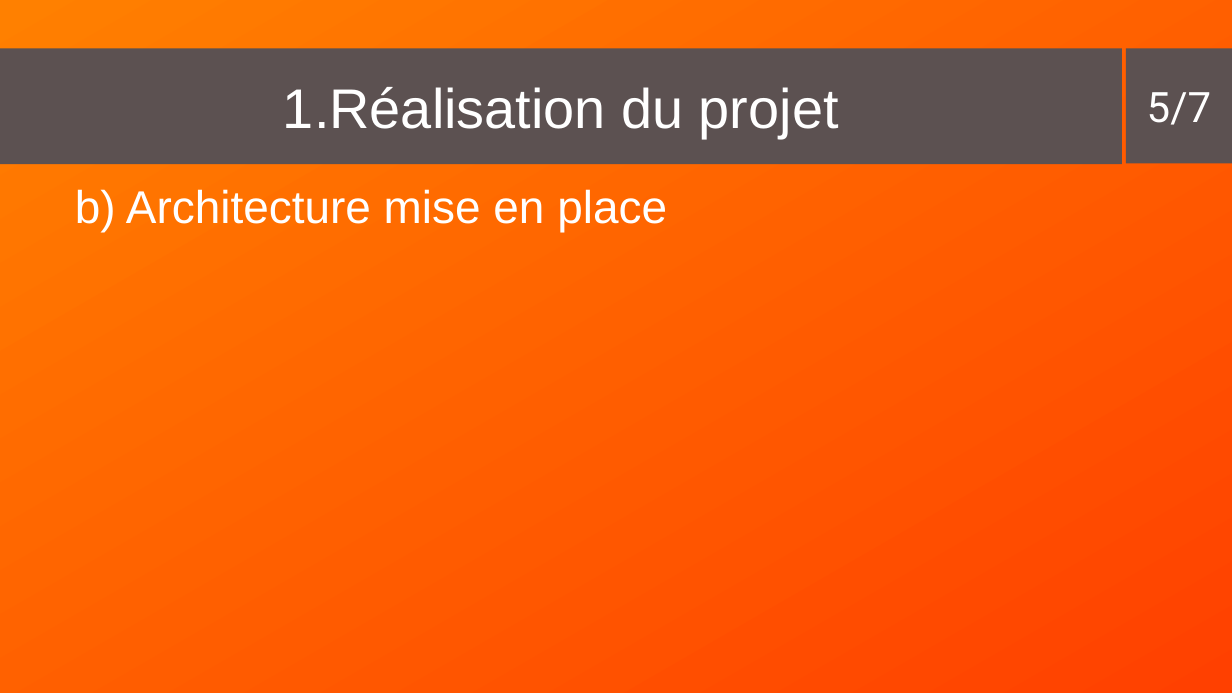
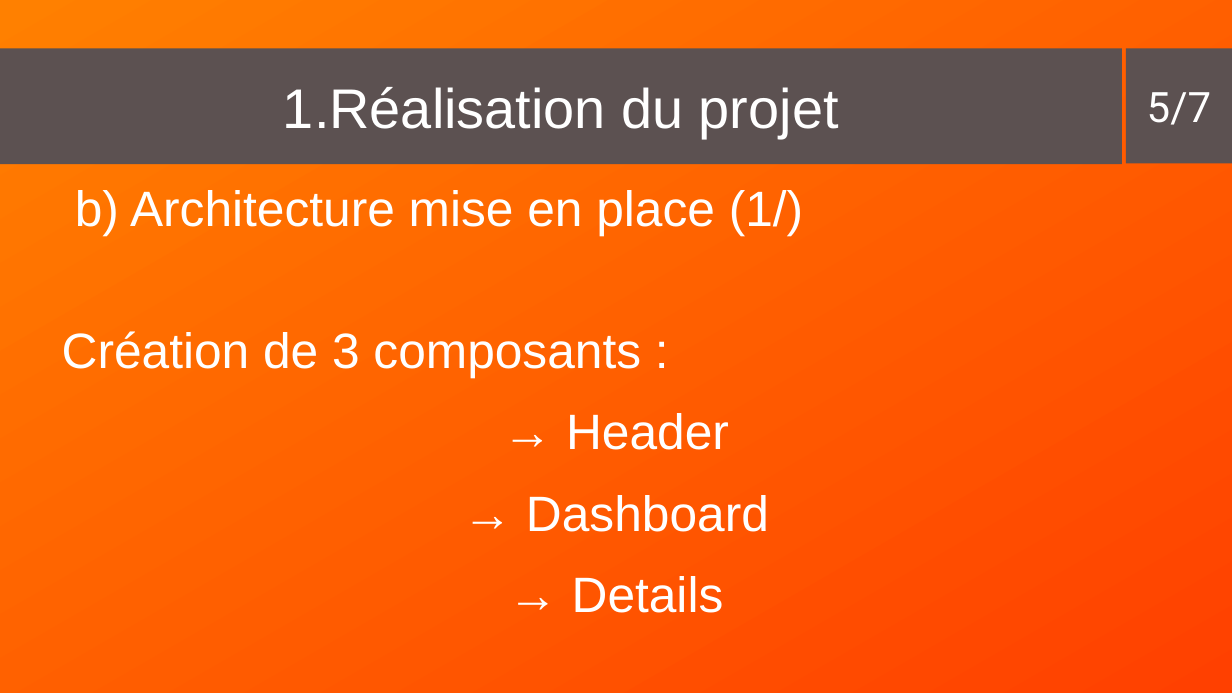
Before and after one commit to ZaeRon007/FormationFullStack, a slide deck: slide 5 of documents/presentation/presentation2.odp. Drawn at 1232x693 pixels with LibreOffice and Linux fonts; fonts in the diff are those of the drawing. Boxes give left, top, right and bottom in pixels: in the first picture for what was removed or moved away, otherwise in the second. Text is boxed around its words. In the diff, an @@ line names an element or a change of style, - is before the commit and + after.

```diff
--- a/documents/presentation/presentation2.odp
+++ b/documents/presentation/presentation2.odp
@@ text at <box>62,190,803,613</box>: text changed; size 29.6 to 32 pt @@
-b) Architecture mise en place
+b) Architecture mise en place (1/)
+Création de 3 composants :
+→ Header
+→ Dashboard
+→ Details
```
Also in this commit, not shown: 4 other slides changed, 1 slide added, 1 slide removed.
